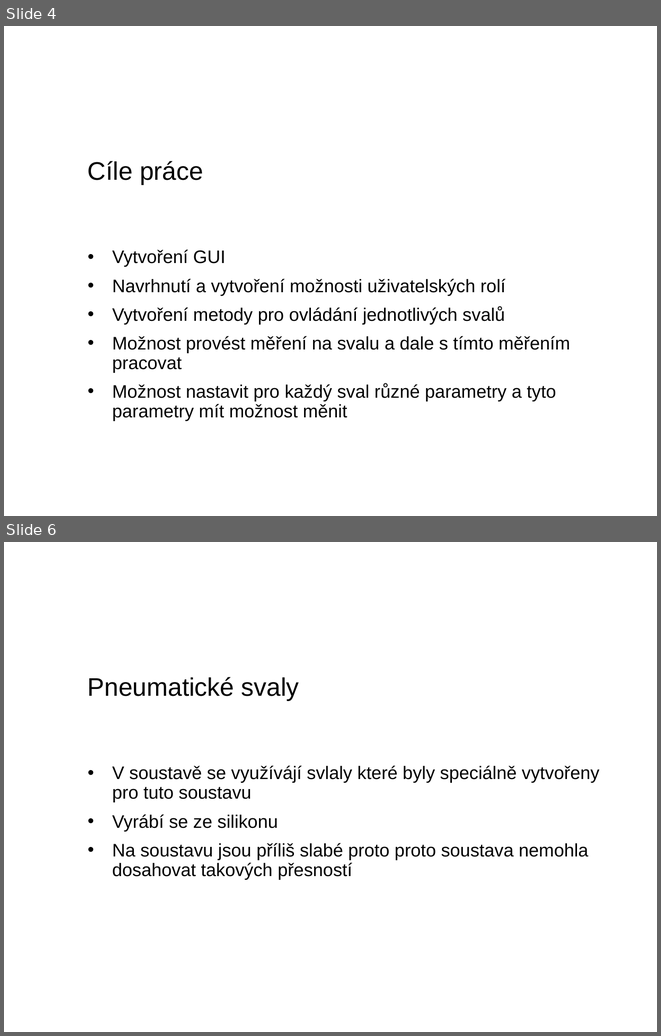
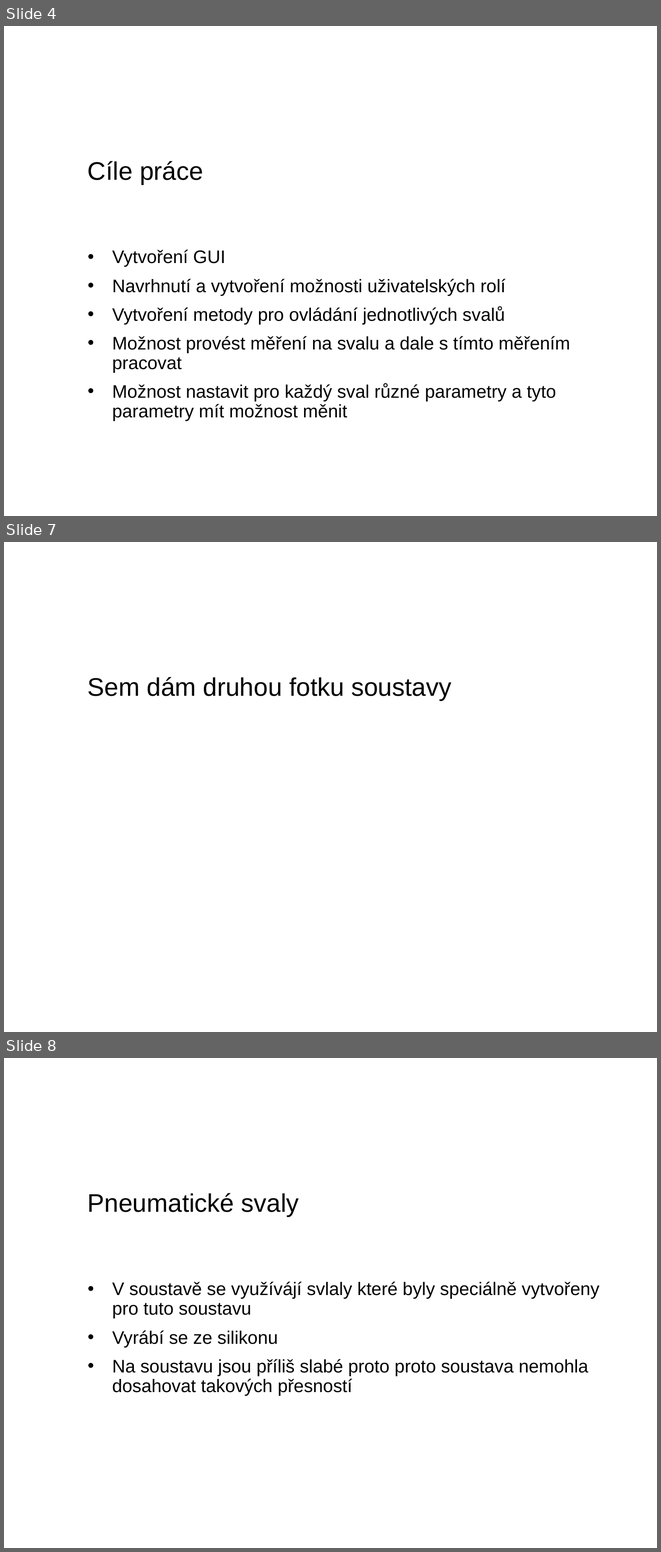
Before and after one commit to IronKnee22/Bakalarka, a slide deck: Obhajoba_darsamar.pptx. Shown one above the other, each under a label of ours: slides 4 and 6 before the commit, slides 4, 7 and 8 after it; the slides between them are not shown. The pictures are 661x1036 and 661x1552 pixels, drawn with LibreOffice and Linux fonts; fonts in the diff are those of the drawing; background and template pictures are left out. Boxes give left, top, right and bottom in pixels: in the first picture for what was removed or moved away, otherwise in the second. Text is boxed around its words. In the diff, an @@ line names an element or a change of style, - is before the commit and + after.

```diff
--- a/Obhajoba_darsamar.pptx
+++ b/Obhajoba_darsamar.pptx
@@ slide 7 added at (4,542,657,1032), background #FFFFFF @@
@@ title added at (88,677,451,700), 28 pt, text #000000 @@
+Sem dám druhou fotku soustavy
@@ what was slide 6 is now slide 8 @@
```
Also in this commit, not shown: 2 slides changed, 8 other slides added, 5 slides removed.
